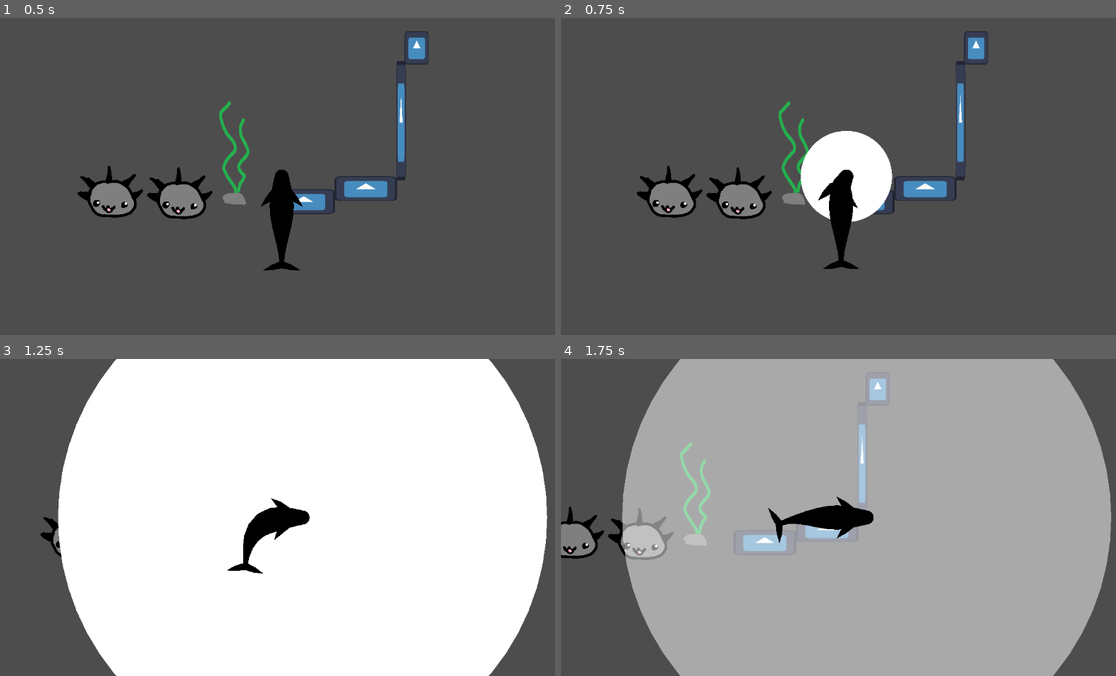
Above: before the commit, frames 1-4 (two rows, left to right).
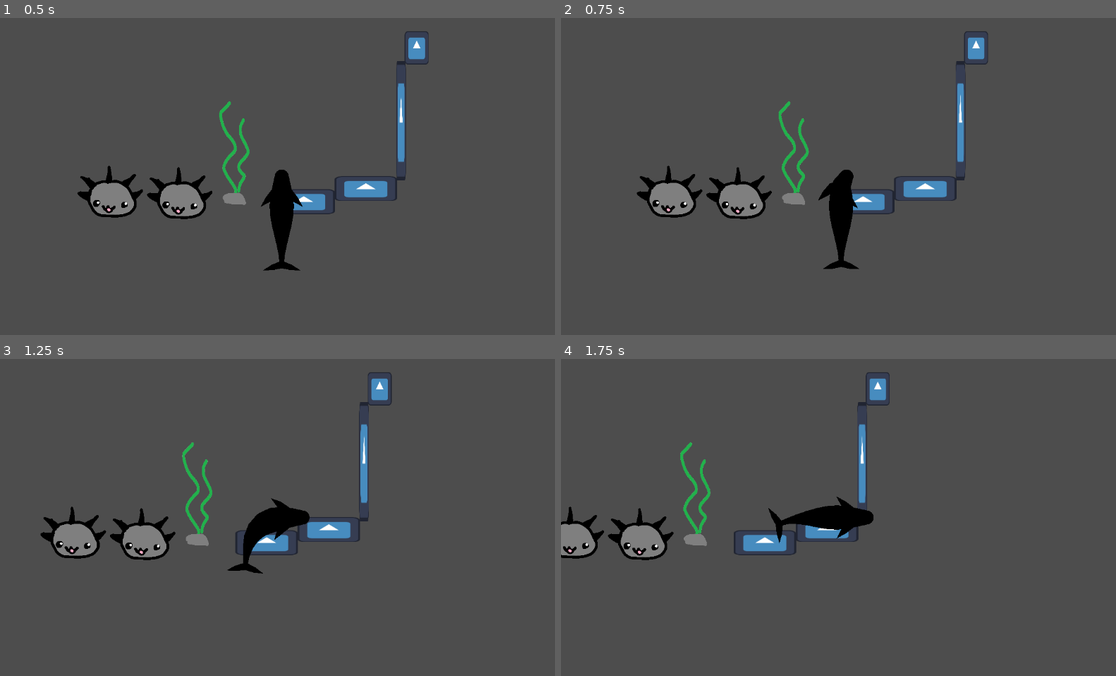
Above: after the commit, the same moments.

Repository: maedi05/whale-game-prototype
Game: Godot game, scene res://Scenes/test_level_1.tscn
Two runs of this game, one before a commit and one after it. Both use one fixed random seed, a clock stepped at 60 frames per second and the inputs below. The engine's default icon, where the game draws it, is replaced by a stand-in: a white triangle on a blue panel in a dark square.
Inputs (mouse positions are in pixels of both pictures, inside the frame that each line leads up to):
- Up to frame 1 (0.5 s): no input
- Up to frame 2 (0.75 s): tap Enter at 0.5 s; move the mouse to (966, 160) at 0.52 s; press the mouse at (966, 160) at 0.53 s; hold D (right) from 0.53 s (still down)
- Up to frame 3 (1.25 s): keep holding D (right); tap Space (jump) at 0.77 s
- Up to frame 4 (1.75 s): keep holding D (right); move the mouse to (727, 533) at 1.27 s; release the mouse at (727, 533) at 1.28 s; tap Ctrl (dash) at 1.35 s; tap Space (jump) at 1.52 s; click (727, 533) at 1.55 s

Frame 1 is identical in both runs. In frame 2, 3.1% of the frame differs, in the area x 43-60%, y 35-65%; in frame 3, 80%, in the area x 10-99%, y 0-100%; in frame 4, 80%.

Commit message:
top- down bullets
pew pew

Diff:
--- /dev/null
+++ b/Scenes/bullet.tscn
@@ -0,0 +1,19 @@
+[gd_scene format=3 uid="uid://cceekhmnjvavr"]
+
+[ext_resource type="Script" uid="uid://bg70pi1pswd3" path="res://Scripts/bullet.gd" id="1_oduel"]
+[ext_resource type="Texture2D" uid="uid://dmrh8p7bfsx71" path="res://Sprites/Game elements/Effects/attack placeholder.png" id="2_ycag2"]
+
+[sub_resource type="RectangleShape2D" id="RectangleShape2D_4ybl7"]
+size = Vector2(63, 127)
+
+[node name="CharacterBody2D" type="CharacterBody2D" unique_id=427414620]
+collision_mask = 5
+script = ExtResource("1_oduel")
+
+[node name="Sprite2D" type="Sprite2D" parent="." unique_id=1635545227]
+scale = Vector2(0.21500002, 0.21500002)
+texture = ExtResource("2_ycag2")
+
+[node name="CollisionShape2D" type="CollisionShape2D" parent="." unique_id=1277480558]
+position = Vector2(6.5, -7.5)
+shape = SubResource("RectangleShape2D_4ybl7")
--- a/Scenes/whale.tscn
+++ b/Scenes/whale.tscn
@@ -21,11 +21,14 @@
 max_turn_speed = 3.5
 friction = 0.19
 max_speed = 270.0
+enable_circle_attack = false
 circle_max_radius = 500.0
 circle_grow_duration = 0.6
 circle_cooldown = 0.6
 
 [node name="CharacterBody2D" type="CharacterBody2D" parent="." unique_id=1907413709]
+collision_layer = 2
+collision_mask = 13
 
 [node name="CollisionShape2D" type="CollisionShape2D" parent="CharacterBody2D" unique_id=1528619751]
 shape = SubResource("CircleShape2D_d14bn")
@@ -76,3 +79,6 @@
 
 [node name="Camera2D" type="Camera2D" parent="." unique_id=942010642]
 position_smoothing_enabled = true
+
+[node name="bullet_mouth" type="Node2D" parent="." unique_id=1611926826]
+position = Vector2(0, -164)
--- /dev/null
+++ b/Scripts/bullet.gd
@@ -0,0 +1,28 @@
+extends CharacterBody2D
+
+@export var speed: float = 2000.0
+@export var lifetime: float = 2.0   # seconds before auto‑destroy
+
+var pos: Vector2
+var rota: float
+var dir: float
+
+func _ready():
+	global_position = pos
+	global_rotation = rota
+
+	# Auto‑destroy timer
+	var timer = Timer.new()
+	timer.wait_time = lifetime
+	timer.one_shot = true
+	add_child(timer)
+	timer.start()
+	timer.timeout.connect(queue_free)
+
+func _physics_process(delta):
+	velocity = Vector2(speed, 0).rotated(dir)
+	move_and_slide()
+
+	# If we hit something, destroy the bullet
+	if get_last_slide_collision():
+		queue_free()
--- a/whale.gd
+++ b/whale.gd
@@ -20,6 +20,10 @@
 @export_range(0.0, 1.0, 0.01) var friction: float = 0.92
 @export_range(0.0, 500.0, 10.0) var max_speed: float = 250.0
 
+# ---- Feature toggles ----
+@export var enable_bullets: bool = true
+@export var enable_circle_attack: bool = true
+
 # ---- Circle attack ----
 @export var circle_color: Color = Color.WHITE
 @export var circle_max_radius: float = 200.0
@@ -31,6 +35,9 @@
 var velocity: Vector2 = Vector2.ZERO
 var heading: Vector2 = Vector2.UP
 
+# Bullet stuff
+var bullet_path = preload("res://Scenes/bullet.tscn")
+
 # Circle state
 var circle_active: bool = false
 var circle_radius: float = 0.0
@@ -60,32 +67,33 @@
 	draw_circle(attach_pos, circle_radius, color)
 
 func _input(event: InputEvent):
-	if event.is_action_pressed("shoot") and can_trigger_circle:
+	# Circle attack – only if enabled and the circle can trigger
+	if event.is_action_pressed("shoot") and enable_circle_attack and can_trigger_circle:
 		_start_circle_attack()
+
+	# Bullet firing – only if enabled
+	if event.is_action_pressed("shoot") and enable_bullets:
+		fire()
 
 # ----- Initialisation helpers -----
 func _initialize_geometry():
-	# Body: upright, head at (0,0), points spaced by radius
 	var pts = body.points
 	for i in pts.size():
 		pts[i] = Vector2(0, i * radius)
 	body.points = pts
 
-	# Set up all other chains using the helper
 	_init_chain(limb_left, -10.0)
 	_init_chain(limb_right, 10.0)
 	_init_chain(fin, 0.0, fin_pos)
 	_init_chain(fin_left, -10.0, fin_pos)
 	_init_chain(fin_right, 10.0, fin_pos)
 
-	# Attach roots to corresponding body points
 	limb_left.points[0] = body.points[1]
 	limb_right.points[0] = body.points[1]
 	fin.points[0] = body.points[fin_pos]
 	fin_left.points[0] = body.points[fin_pos]
 	fin_right.points[0] = body.points[fin_pos]
 
-# Helper to set a straight chain along the body axis
 func _init_chain(line: Line2D, x_offset: float, start_index: int = 0):
 	var p = line.points
 	for i in p.size():
@@ -127,53 +135,42 @@
 
 	global_position += velocity * delta
 
-# ----- Body chain (head‑to‑tail) -----
+# ----- Body chain -----
 func _update_body(delta: float):
 	var pts = body.points.duplicate()
-
-	# Move the head (index 0) according to velocity (creates tail‑drag)
 	pts[0] += velocity * delta
-
-	# Constrain each segment to length = radius
 	for i in range(1, pts.size()):
 		var dir = pts[i] - pts[i - 1]
 		if dir.length() > radius:
 			pts[i] = pts[i - 1] + dir.normalized() * radius
-
-	# Shift so head stays at local (0,0)
 	var offset = pts[0]
 	for i in pts.size():
 		pts[i] -= offset
-
 	body.points = pts
 
-# ----- Limbs (pectoral fins) -----
+# ----- Limbs -----
 func _update_limbs():
 	var body_pts = body.points
-	var root_idx = 1  # attached to body point 1
-
+	var root_idx = 1
 	_update_pectoral(limb_left, body_pts, root_idx, -limb_angle)
 	_update_pectoral(limb_right, body_pts, root_idx, limb_angle)
 
 func _update_pectoral(line: Line2D, body_pts: PackedVector2Array, root_idx: int, angle_offset: float):
 	var pts = line.points.duplicate()
 	pts[0] = body_pts[root_idx]
-
 	for i in range(1, pts.size()):
 		var body_dir = (body_pts[i] - body_pts[i - 1]).normalized()
 		var dir = body_dir.rotated(angle_offset)
 		pts[i] = pts[i - 1] + dir * radius
-
 	line.points = pts
 
-# ----- Tail (base fin + flukes) -----
+# ----- Tail -----
 func _update_tail():
 	var body_pts = body.points
 	var base_idx = fin_pos
 	var tail_base = body_pts[base_idx]
 	var tail_dir = (body_pts[base_idx] - body_pts[base_idx - 1]).normalized()
 
-	# Tail base (fin) – same as body chain, attached at fin_pos
 	var fin_pts = fin.points.duplicate()
 	fin_pts[0] = tail_base
 	for i in range(1, fin_pts.size()):
@@ -182,7 +179,6 @@
 			fin_pts[i] = fin_pts[i - 1] + dir.normalized() * radius
 	fin.points = fin_pts
 
-	# Left fluke
 	var l_pts = fin_left.points.duplicate()
 	l_pts[0] = tail_base
 	var l_dir = tail_dir.rotated(-PI / 2 + fin_angle)
@@ -190,7 +186,6 @@
 		l_pts[i] = l_pts[i - 1] + l_dir * fin_radius
 	fin_left.points = l_pts
 
-	# Right fluke
 	var r_pts = fin_right.points.duplicate()
 	r_pts[0] = tail_base
 	var r_dir = tail_dir.rotated(PI / 2 - fin_angle)
@@ -198,8 +193,23 @@
 		r_pts[i] = r_pts[i - 1] + r_dir * fin_radius
 	fin_right.points = r_pts
 
+# ----- Bullet firing -----
+func fire():
+	if not enable_bullets:  # extra safety
+		return
+	var bullet = bullet_path.instantiate()
+	var mouse_pos = get_global_mouse_position()
+	var angle_to_mouse = (mouse_pos - global_position).angle()
+
+	bullet.dir = angle_to_mouse
+	bullet.pos = $Node2D.global_position
+	bullet.rota = angle_to_mouse
+	get_parent().add_child(bullet)
+
 # ----- Circle attack -----
 func _start_circle_attack():
+	if not enable_circle_attack:  # extra safety
+		return
 	can_trigger_circle = false
 	circle_active = true
 	circle_radius = 0.0
Not shown, added: Scripts/bullet.gd.uid
